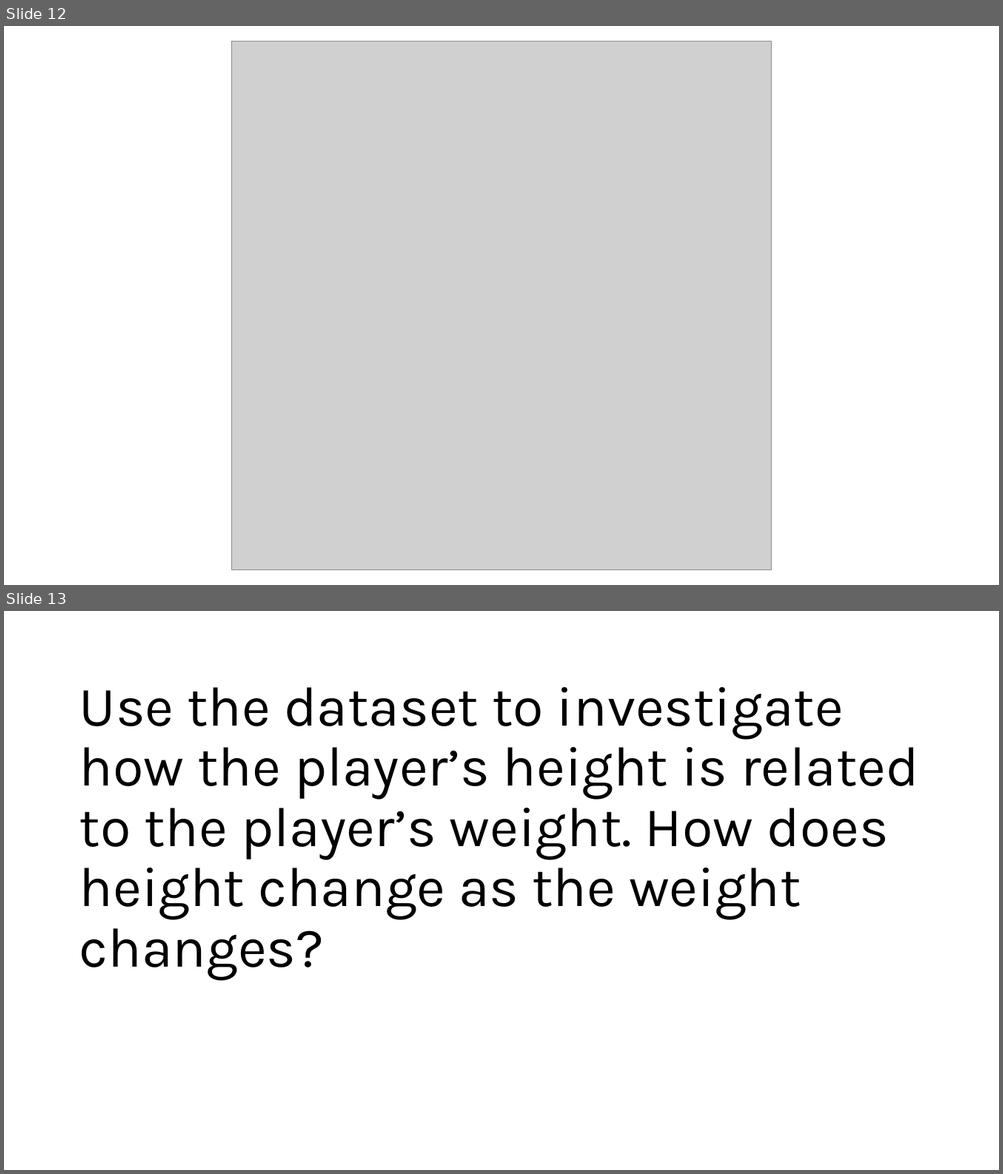
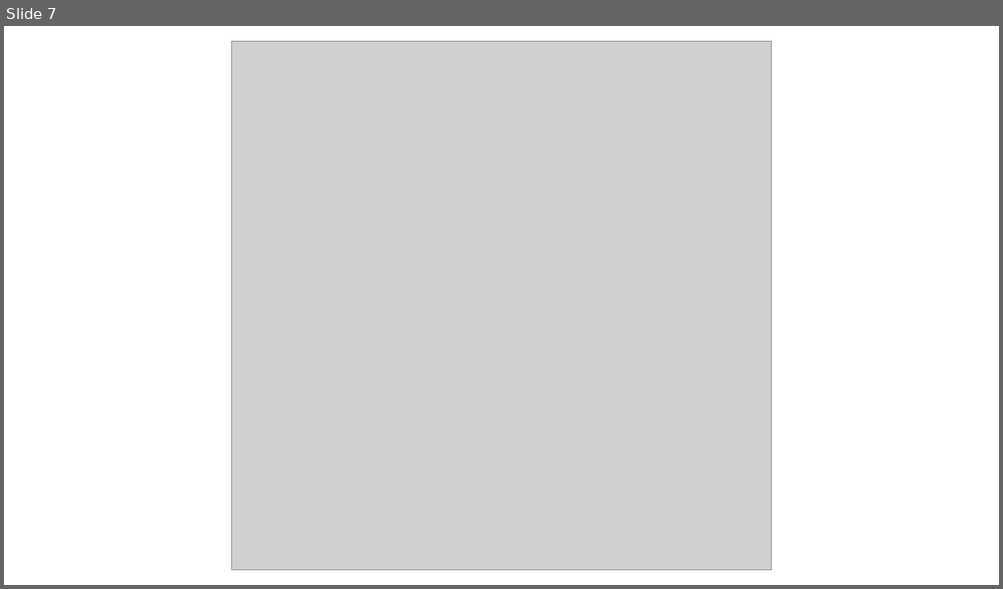
Before and after one commit to Iwestlauer/doing_data_science, a slide deck: Unit 2 Visualization/Isabella_Westlauer_FLS_Unit2.pptx. Shown one above the other, each under a label of ours: slides 12 and 13 before the commit, slide 7 after it. The pictures are 1003x1174 and 1003x589 pixels, drawn with LibreOffice and Linux fonts; fonts in the diff are those of the drawing; grey boxes stand for pictures. Boxes give left, top, right and bottom in pixels: in the first picture for what was removed or moved away, otherwise in the second. Text is boxed around its words. In the diff, an @@ line names an element or a change of style, - is before the commit and + after.

```diff
--- a/Unit 2 Visualization/Isabella_Westlauer_FLS_Unit2.pptx
+++ b/Unit 2 Visualization/Isabella_Westlauer_FLS_Unit2.pptx
@@ slide 13 removed at box(4, 611, 999, 1170), background #FFFFFF @@
@@ title removed at box(79, 687, 919, 981) @@
-Use the dataset to investigate how the player’s height is related to the player’s weight. How does height change as the weight changes?
@@ what was slide 12 is now slide 7 @@
```
Also in this commit, not shown: 2 slides changed, 4 slides added, 12 other slides removed, 1 other file.
